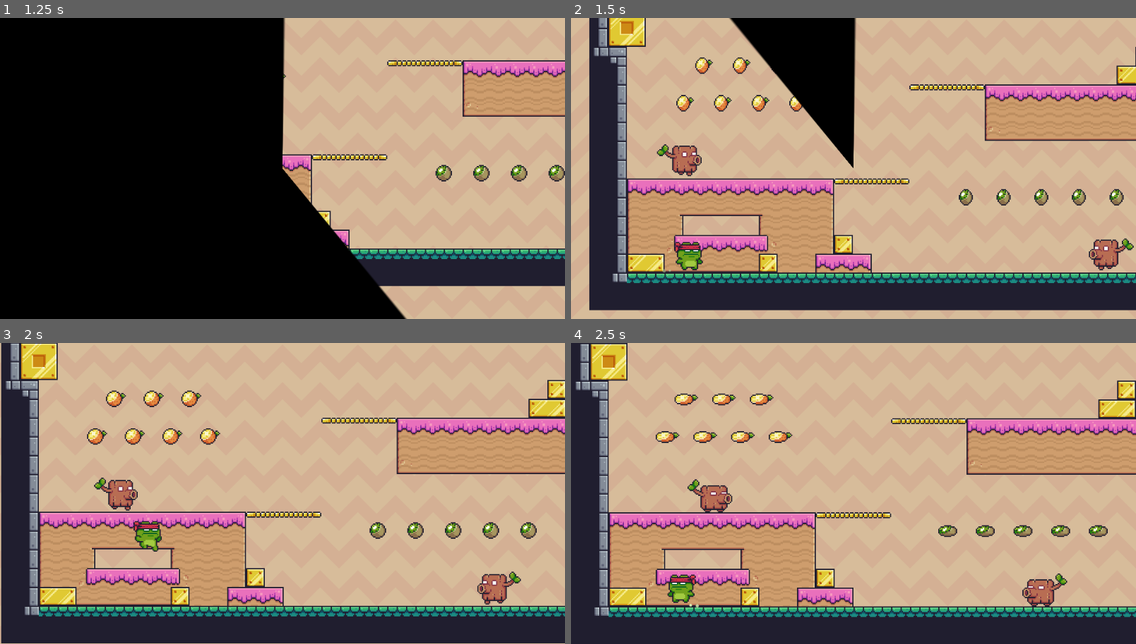
Above: before the commit, frames 1-4 (two rows, left to right).
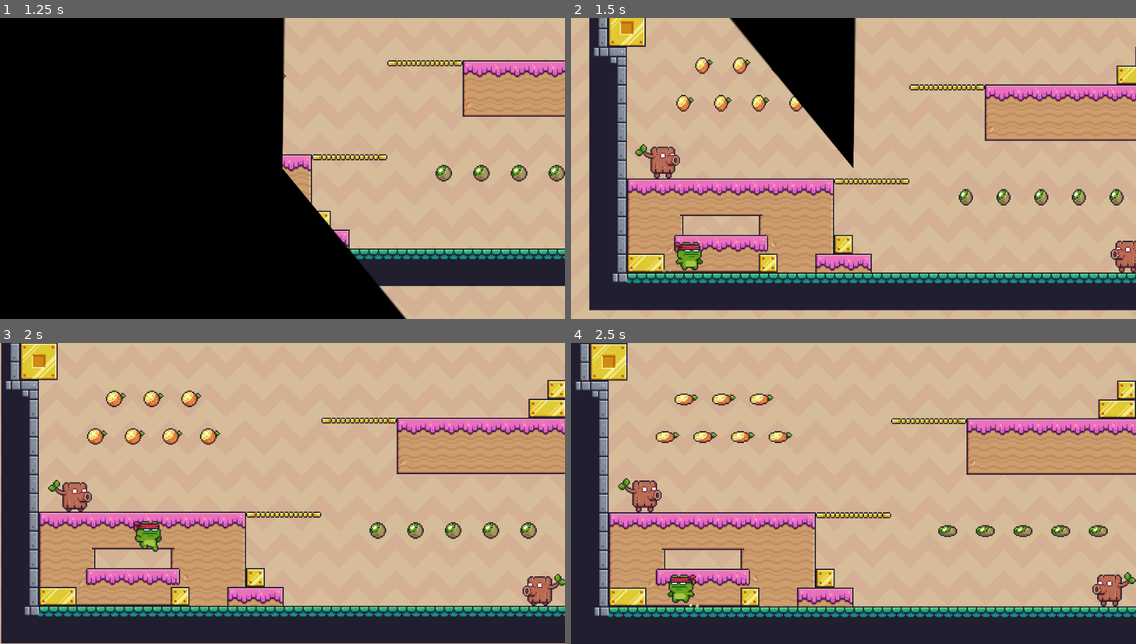
Above: after the commit, the same moments.

Repository: Necco-Z/SelecaoTGD
Game: Godot game, scene res://Utilities/Loader.tscn
Same seed, same stepped clock (60 frames per second), same inputs: the game is played once before the commit and once after it.
Inputs:
- Up to frame 1 (1.25 s): tap Enter at 0.5 s; hold D (move_right) from 0.53 s (still down); hold S (drop) from 0.53 s (still down); tap Space (jump) at 0.77 s
- Up to frame 2 (1.5 s): keep holding D (move_right); release S (drop) at 1.28 s; tap S (drop) at 1.35 s
- Up to frame 3 (2 s): keep holding D (move_right); tap Space (jump) at 1.52 s
- Up to frame 4 (2.5 s): release D (move_right) at 2.03 s; hold A (move_left) from 2.03 s (still down); hold S (drop) from 2.03 s (still down)

Frame 1 is identical in both runs. In frame 2, 1.6% of the frame differs, in the area x 11-100%, y 41-85%; in frame 3, 2.0%; in frame 4, 2.1%, in the area x 8-100%, y 44-88%.

Commit message:
Ativar opção para inimigos estáticos

Diff:
--- a/Actors/Enemy.tscn
+++ b/Actors/Enemy.tscn
@@ -199,45 +199,45 @@
 "values": [ 0, 13 ]
 }
 
+[sub_resource type="AnimationNodeAnimation" id=6]
+animation = "attack"
+
 [sub_resource type="AnimationNodeAnimation" id=7]
-animation = "attack"
+animation = "hurt"
 
 [sub_resource type="AnimationNodeAnimation" id=8]
-animation = "hurt"
+animation = "idle"
 
 [sub_resource type="AnimationNodeAnimation" id=9]
-animation = "idle"
-
-[sub_resource type="AnimationNodeAnimation" id=10]
 animation = "run"
 
+[sub_resource type="AnimationNodeStateMachineTransition" id=10]
+
 [sub_resource type="AnimationNodeStateMachineTransition" id=11]
 
 [sub_resource type="AnimationNodeStateMachineTransition" id=12]
-
-[sub_resource type="AnimationNodeStateMachineTransition" id=13]
 switch_mode = 2
 auto_advance = true
 
+[sub_resource type="AnimationNodeStateMachineTransition" id=13]
+
 [sub_resource type="AnimationNodeStateMachineTransition" id=14]
 
-[sub_resource type="AnimationNodeStateMachineTransition" id=15]
-
-[sub_resource type="AnimationNodeStateMachine" id=16]
-states/attack/node = SubResource( 7 )
+[sub_resource type="AnimationNodeStateMachine" id=15]
+states/attack/node = SubResource( 6 )
 states/attack/position = Vector2( 596, 88 )
-states/hurt/node = SubResource( 8 )
+states/hurt/node = SubResource( 7 )
 states/hurt/position = Vector2( 417, 204 )
-states/idle/node = SubResource( 9 )
+states/idle/node = SubResource( 8 )
 states/idle/position = Vector2( 596, 204 )
-states/run/node = SubResource( 10 )
+states/run/node = SubResource( 9 )
 states/run/position = Vector2( 776, 204 )
-transitions = [ "idle", "attack", SubResource( 11 ), "idle", "run", SubResource( 12 ), "attack", "idle", SubResource( 13 ), "run", "idle", SubResource( 14 ), "idle", "hurt", SubResource( 15 ) ]
+transitions = [ "idle", "attack", SubResource( 10 ), "idle", "run", SubResource( 11 ), "attack", "idle", SubResource( 12 ), "run", "idle", SubResource( 13 ), "idle", "hurt", SubResource( 14 ) ]
 start_node = "idle"
 end_node = "hurt"
 graph_offset = Vector2( -27, 49 )
 
-[sub_resource type="AnimationNodeStateMachinePlayback" id=17]
+[sub_resource type="AnimationNodeStateMachinePlayback" id=16]
 
 [node name="Enemy" type="KinematicBody2D" groups=[
 "enemy",
@@ -246,6 +246,7 @@
 collision_layer = 4
 collision_mask = 75
 script = ExtResource( 5 )
+moving_enemies = false
 
 [node name="Body" type="CollisionShape2D" parent="."]
 position = Vector2( 0, -12 )
Not shown: 5 places in Actors/Enemy.tscn that only renumber resources
